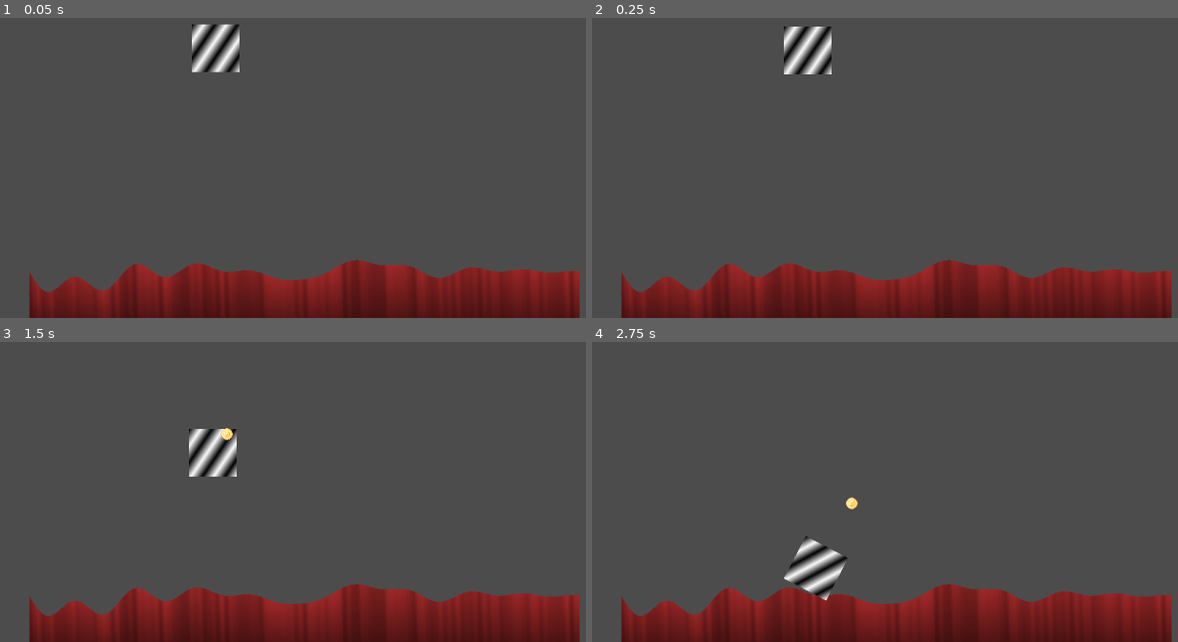
Above: before the commit, frames 1-4 (two rows, left to right).
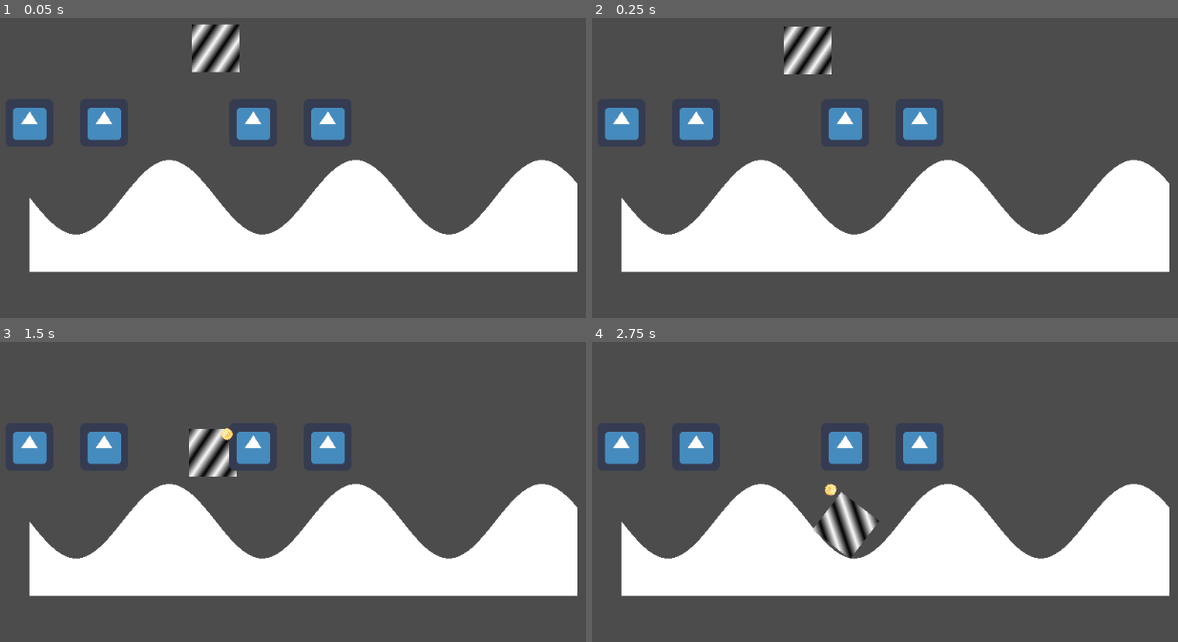
Above: after the commit, the same moments.

Repository: tokkoro/ggj23-juuret
Game: Godot game, scene res://terrain/terraingen-debug.tscn
Same seed, same stepped clock (60 frames per second), same inputs: the game is played once before the commit and once after it. The engine's default icon, where the game draws it, is replaced by a stand-in: a white triangle on a blue panel in a dark square.
Inputs:
- Up to frame 1 (0.05 s): no input
- Up to frame 2 (0.25 s): no input
- Up to frame 3 (1.5 s): hold Space (throw) 0.53-1.28 s; tap Space (throw) at 1.35 s
- Up to frame 4 (2.75 s): hold Space (throw) from 2.03 s (still down)

The runs differ from the first frame. In frame 1, 39% of the frame differs, in the area x 2-99%, y 29-100%; in frame 2, 39%; in frame 3, 39%; in frame 4, 40%.

Commit message:
player script

Diff:
--- a/maailma.gd
+++ b/maailma.gd
@@ -1,6 +1,10 @@
 extends Node2D
 
 onready var round_end_curtain_effect = $curtains.material
+
+signal round_start
+signal round_end
+signal transition_halfway
 
 var round_time_left = 10.0
 var transition = false
@@ -8,6 +12,9 @@
 
 const TRANSITION_DURATION = 5.0
 const ROUND_DURATION = 10.0
+
+var players = []
+var player_spawn_points = [Vector2(0,-100), Vector2(100,-100), Vector2(300,-100), Vector2(400,-100)]
 
 func is_game_paused():
 	if transition:
@@ -19,6 +26,13 @@
 	round_time_left = ROUND_DURATION
 	transition = false
 	round_end_curtain_effect.set_shader_param("progress", 0.0)
+	for player_number in range(4):
+		var player = preload("res://player.tscn").instance()
+		player.player_number = player_number
+		player.position = player_spawn_points[player_number]
+
+		players.append(player)
+		add_child(player)
 	print("signal: round_start")
 	emit_signal("round_start")
 
@@ -30,13 +44,15 @@
 
 func _ready():
 	new_round()
-	pass
 
 func _process(delta):
 	round_time_left -= delta
 	if transition:
 		if not transition_halfway && round_time_left < -TRANSITION_DURATION * 0.5:
 			transition_halfway = true
+			for player in players:
+				player.queue_free()
+			players = []
 			print("singal: transition_halfway")
 			emit_signal("transition_halfway")
 
--- /dev/null
+++ b/player.tscn
@@ -0,0 +1,15 @@
+[gd_scene load_steps=4 format=2]
+
+[ext_resource path="res://terrain/pelaaja.gd" type="Script" id=1]
+[ext_resource path="res://icon.png" type="Texture" id=2]
+
+[sub_resource type="CapsuleShape2D" id=9]
+
+[node name="player" type="KinematicBody2D"]
+script = ExtResource( 1 )
+
+[node name="CollisionShape2D" type="CollisionShape2D" parent="."]
+shape = SubResource( 9 )
+
+[node name="Sprite" type="Sprite" parent="."]
+texture = ExtResource( 2 )
--- /dev/null
+++ b/terrain/pelaaja.gd
@@ -0,0 +1,9 @@
+extends KinematicBody2D
+
+var player_number = 0
+
+func _ready():
+	print("p", player_number)
+
+func _physics_process(delta):
+	pass
--- a/terrain/terraingen-node.tscn
+++ b/terrain/terraingen-node.tscn
@@ -7,6 +7,6 @@
 
 [node name="terrain_mesh" type="MeshInstance2D" parent="."]
 
-[node name="terrain_body" type="StaticBody2D" parent="."]
+[node name="StaticBody2D" type="StaticBody2D" parent="."]
 
-[node name="poly" type="CollisionPolygon2D" parent="terrain_body"]
+[node name="CollisionPolygon2D" type="CollisionPolygon2D" parent="StaticBody2D"]
--- a/terrain/terraingen.gd
+++ b/terrain/terraingen.gd
@@ -1,6 +1,5 @@
 extends Node2D
 
-var ground_far_color: Color = Color.brown.linear_interpolate(Color.black, 0.75);
 
 # Declare member variables here. Examples:
 # var a = 2
@@ -9,90 +8,54 @@
 
 # Called when the node enters the scene tree for the first time.
 func _ready():
-	randomize();
-	genterrain(750, 100, 100, rand_range(0, 1e16));
+	genterrain(750, 100);
 
 # Called every frame. 'delta' is the elapsed time since the previous frame.
 #func _process(delta):
 #	pass
 
-class GroundPoint:
-	var p: Vector2
-	var color: Color
-
-
-func genterrain(width: float, height: float, offset: float, seed_v: float):
+func genterrain(width: float, height: float):
 	print("Generate terrain!");
 
+	var verts = PoolVector2Array()
+
 	var sc: float = 100;
-	var division_count = 128;
-
-	var wave_h: float = 40;
-	var wave_f_arr = [];
-	var rand_h = 0;
-	var rand_gen = RandomNumberGenerator.new()
-	rand_gen.seed = seed_v;
-	for wave_i in range(0, 8):
-		wave_f_arr.push_back(rand_gen.randf() * 20);
+	var wave_h: float = 50;
+	var division_count = 100;
 
 	var ground_points = [];
+
 	for i in range(0, division_count):
 		var i_f = float(i);
 		var t: float = i_f / division_count;
 		var x = t * width;
 
-		var gp = GroundPoint.new();
+		ground_points.push_back(Vector2(
+			t * width,
+			sin(t * PI * 6) * wave_h
+		));
 
-		var h = 0;
-		for wave_f in wave_f_arr:
-			h += sin(wave_f * PI * t) * wave_h / wave_f_arr.size()
-
-		gp.p = Vector2(
-			t * width,
-			h + offset
-		);
-
-		gp.color = Color.brown.linear_interpolate(Color.black, rand_range(0, 0.3));
-
-		ground_points.push_back(gp);
-
-	var verts = PoolVector2Array()
-	var colors = PoolColorArray()
 	for i in range(1, ground_points.size() - 1):
-		var i_a = i - 1;
-		var i_b = i;
-
-		var gp_a = ground_points[i - 1];
-		var gp_b = ground_points[i];
-
 		# a---b
 		# | \ |
 		# d---c
-		var p_a = gp_a.p;
-		var p_b = gp_b.p;
-		var p_c = Vector2(p_b.x, offset + height);
-		var p_d = Vector2(p_a.x, offset + height);
+		var p_a = ground_points[i - 1];
+		var p_b = ground_points[i];
+		var p_c = Vector2(p_b.x, height);
+		var p_d = Vector2(p_a.x, height);
 
 		verts.push_back(p_a);
-		colors.push_back(gp_a.color);
 		verts.push_back(p_b);
-		colors.push_back(gp_b.color);
 		verts.push_back(p_c);
-		colors.push_back(ground_far_color);
 
 		verts.push_back(p_a);
-		colors.push_back(gp_a.color);
 		verts.push_back(p_c);
-		colors.push_back(ground_far_color);
 		verts.push_back(p_d);
-		colors.push_back(ground_far_color);
-
 
 	# Initialize the ArrayMesh.
 	var arrs = []
 	arrs.resize(ArrayMesh.ARRAY_MAX)
 	arrs[ArrayMesh.ARRAY_VERTEX] = verts
-	arrs[ArrayMesh.ARRAY_COLOR] = colors
 
 	var arr_mesh = ArrayMesh.new()
 	arr_mesh.add_surface_from_arrays(Mesh.PRIMITIVE_TRIANGLES, arrs)
@@ -100,8 +63,7 @@
 	get_node("terrain_mesh").mesh = arr_mesh
 
 	var col = PoolVector2Array();
-	for gp in ground_points:
-		col.append(gp.p);
-	col.append(Vector2(ground_points.back().p.x, offset + height));
-	col.append(Vector2(ground_points.front().p.x, offset + height));
-	get_node("terrain_body/poly").polygon = col;
+	col.append_array(ground_points);
+	col.append(Vector2(ground_points.back().x, height));
+	col.append(Vector2(ground_points.front().x, height));
+	get_node("StaticBody2D/CollisionPolygon2D").polygon = col;
